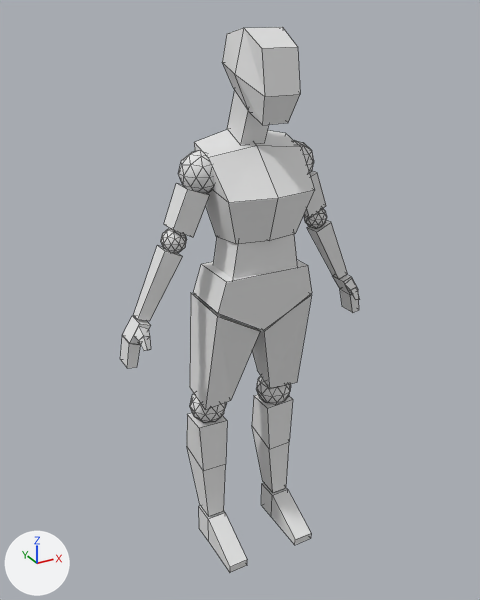
Before and after pictures for a commit that changed the Blender file AnimationPractice/Assets/_Main/ResourceLibrary/3D/Characters/Female Mannequin/animated_female_mannequin.blend.
Before and after are seen from a camera (50 mm lens) standing at (-2.24, -3.8, 4.11) and looking at (-0.05, 0.17, 2.13). The lights are fixed; the arrows at lower left show +X, +Y and +Z. Mesh edges are drawn as thin lines.

Names of what the first picture shows: 'Female Character'.
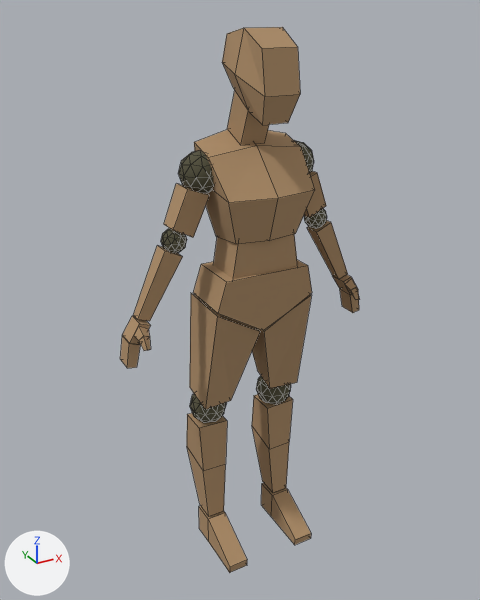
Where the newer file only moved an object's origin or applied its transform, the numbers keep the older frame.

Boxes [x1, y1, x2, y2] around the edits, measured in the pictures (480 x 600 px):
part 1 of me_cube_009, recoloured (grey to brown): [120, 27, 360, 573] in both
part 2 of me_cube_009, recoloured: [161, 141, 327, 253] in both
part 3 of me_cube_009, recoloured: [190, 376, 291, 423] in both

The change in detail:
Material 'Joints' (mat_joints) is new.
Its base color is (0.0892, 0.082, 0.0457) (dark yellow #54513c).
Its roughness is 1.0.
Material 'Base' (mat_base) is new.
Its base color is (0.425, 0.27, 0.14) (brown #ae8e69).
Its roughness is 1.0.
me_cube_009 has 474 vertices, 655 faces and spans x -11.2..11.2, y -3.0..4.7, z 0.0..45.0.
me_cube_009 is used by ob_female_character; location (0.0, 0.0, 0.0); scale (0.0889, 0.0889, 0.0889).
me_cube_009 part 1: 175 of the faces centred in x -11.0..11.0, y -3.0..4.4, z 0.0..44.8 switch from no material to mat_base (brown #ae8e68).
me_cube_009 part 2: 320 of the faces centred in x -7.4..7.4, y 0.2..3.1, z 29.3..36.6 switch from no material to mat_joints (dark yellow #54513c).
me_cube_009 part 3: 160 of the faces centred in x -4.9..4.9, y 1.3..4.2, z 12.5..15.6 switch from no material to mat_joints (dark yellow #54513c).
